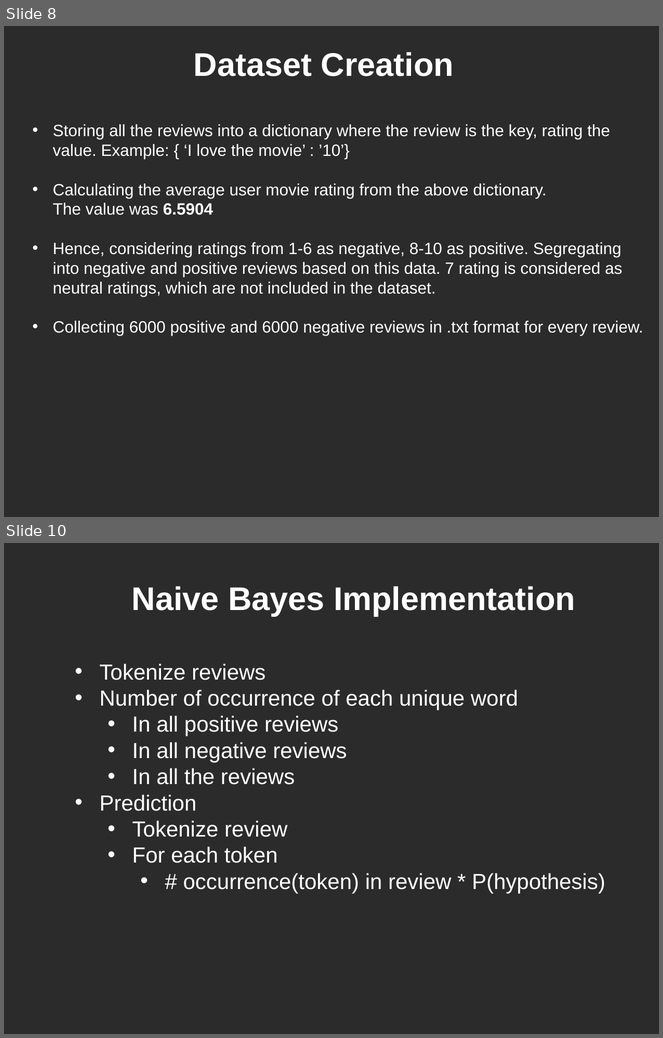
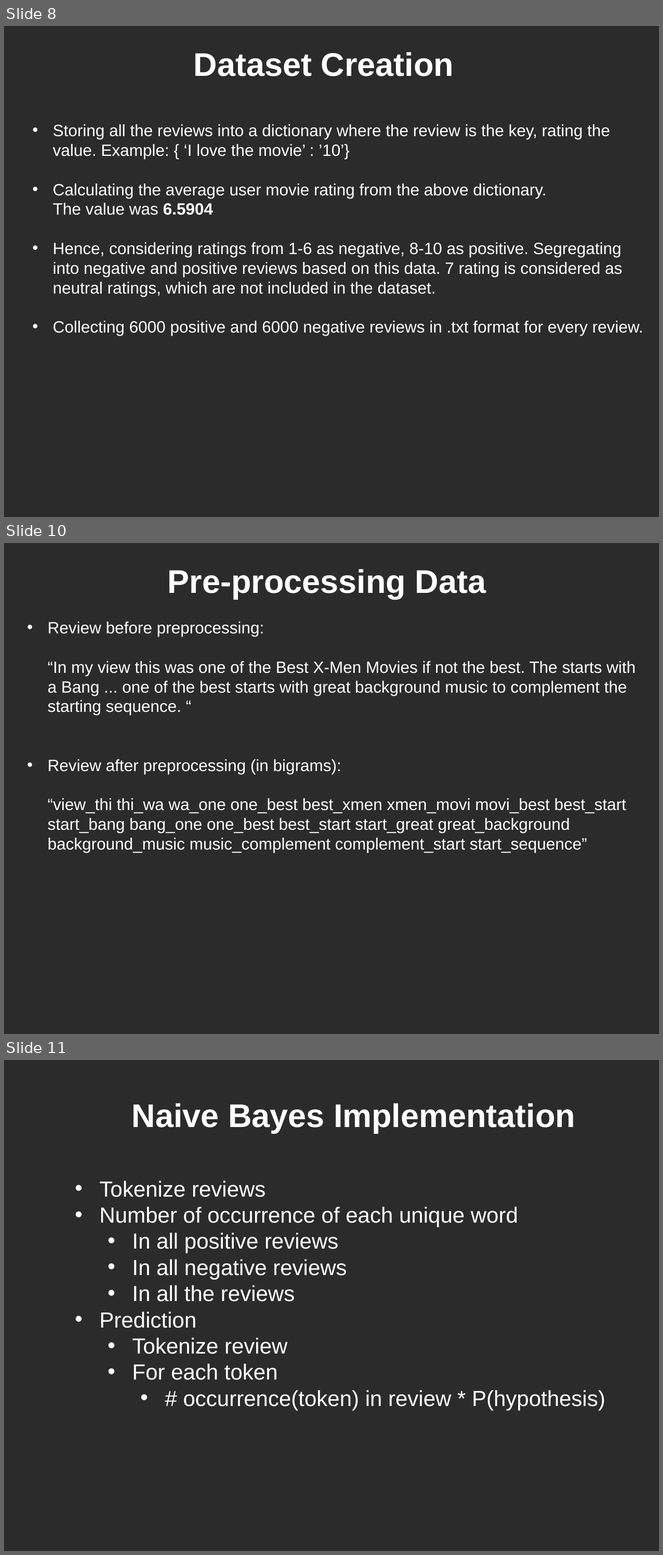
Before and after one commit to CS5100-Project-NEU/Popcorn-IMDB-reviews-Sentiment-Analysis-and-Emotion-Classification, a slide deck: Final Presentation.ppt. Shown one above the other, each under a label of ours: slides 8 and 10 before the commit, slides 8, 10 and 11 after it; the slides between them are not shown. The pictures are 663x1038 and 663x1555 pixels, drawn with LibreOffice and Linux fonts; fonts in the diff are those of the drawing; background and template pictures are left out; a plain dark background stands for a picture behind light text. Boxes give left, top, right and bottom in pixels: in the first picture for what was removed or moved away, otherwise in the second. Text is boxed around its words. In the diff, an @@ line names an element or a change of style, - is before the commit and + after.

```diff
--- a/Final Presentation.ppt
+++ b/Final Presentation.ppt
@@ slide 10 added at box(4, 543, 659, 1034), background picture (left out) @@
@@ text added at box(168, 569, 487, 599), 36 pt, text #FFFFFF, bold @@
+Pre-processing Data
@@ text added at box(48, 622, 636, 853), 18 pt, text #FFFFFF @@
+• Review before preprocessing:
+“In my view this was one of the Best X-Men Movies if not the best. The starts with a Bang ... one of the best starts with great background music to complement the starting sequence. “
+• Review after preprocessing (in bigrams):
+“view_thi thi_wa wa_one one_best best_xmen xmen_movi movi_best best_start start_bang bang_one one_best best_start start_great great_background background_music music_complement complement_start start_sequence”
@@ what was slide 10 is now slide 11 @@
```
Also in this commit, not shown: 4 slides changed, 3 other slides added.
